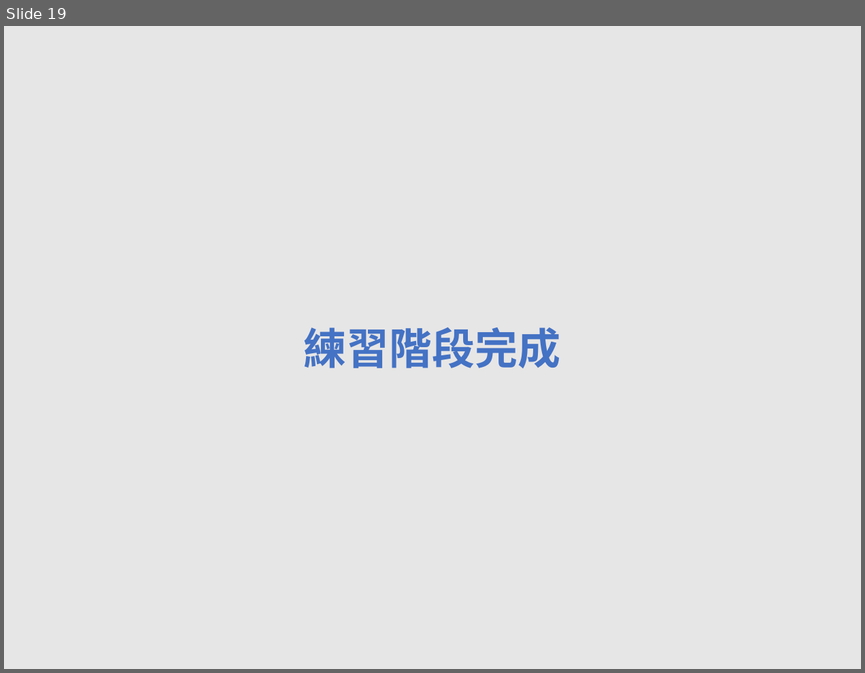
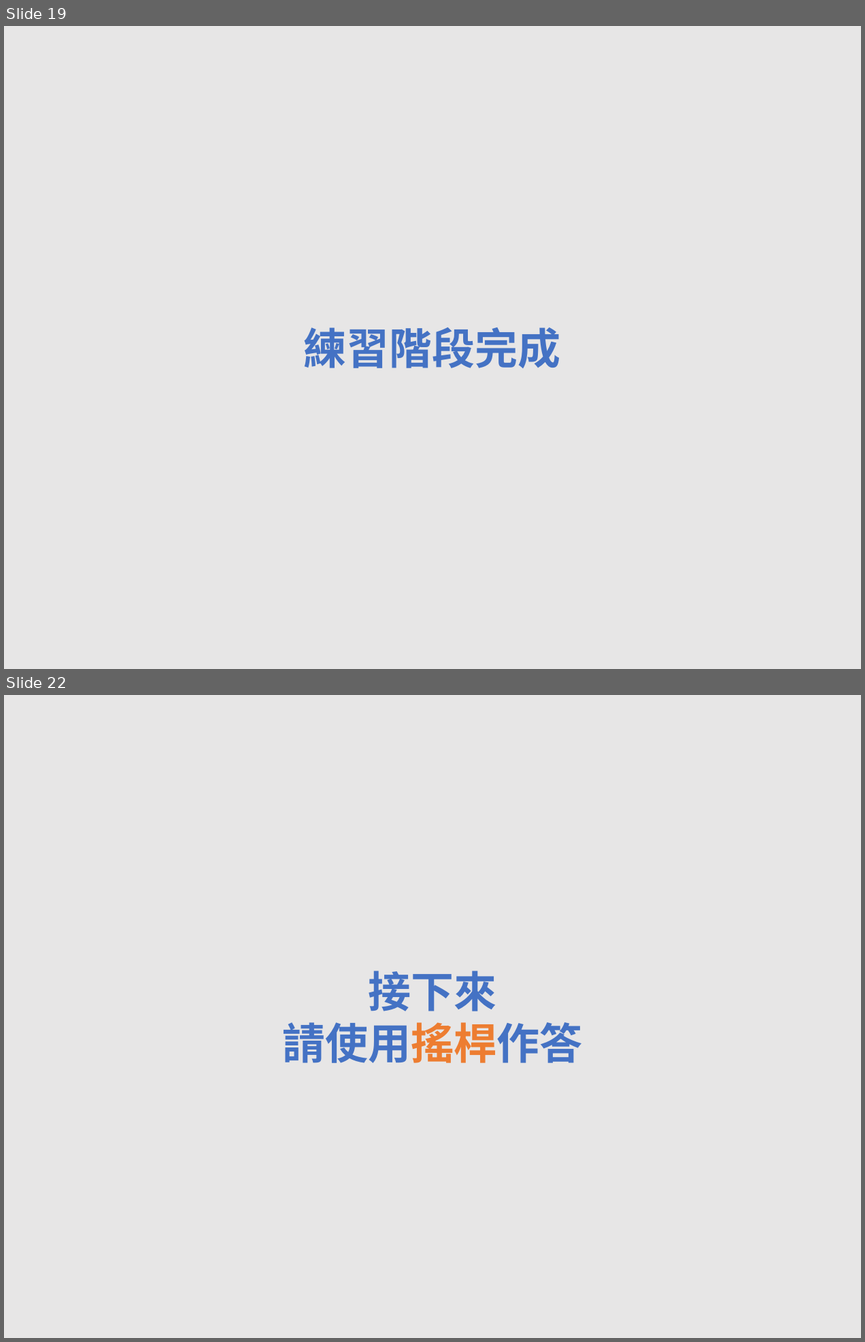
Before and after one commit to EJ-Chang/OSD-Study, a slide deck: WheelOSDtest/StimulusPNG.pptx. Shown one above the other, each under a label of ours: slide 19 before the commit, slides 19 and 22 after it; the slides between them are not shown. The pictures are 865x673 and 865x1342 pixels, drawn with LibreOffice and Linux fonts; fonts in the diff are those of the drawing. Boxes give left, top, right and bottom in pixels: in the first picture for what was removed or moved away, otherwise in the second. Text is boxed around its words. In the diff, an @@ line names an element or a change of style, - is before the commit and + after.

```diff
--- a/WheelOSDtest/StimulusPNG.pptx
+++ b/WheelOSDtest/StimulusPNG.pptx
@@ slide 22 added at (x1=4, y1=695, x2=861, y2=1338), background #E7E6E6 @@
@@ text added at (x1=282, y1=970, x2=582, y2=1063), 36 pt, text #4472C4, bold @@
+接下來
+請使用搖桿作答
```
Also in this commit, not shown: 2 other slides added.
